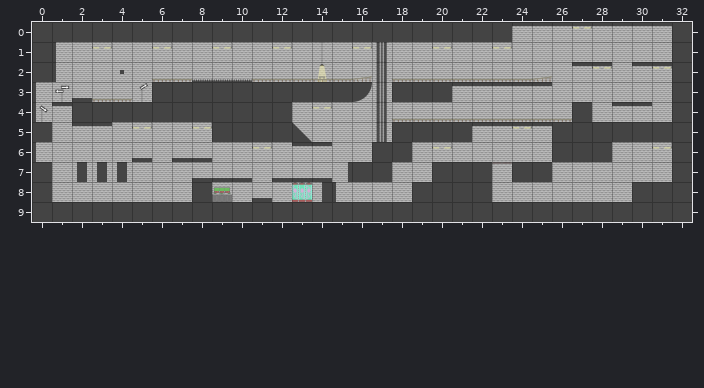
Tiled map -- Maze Escape/Levels/Level_5.tmx. Above is the file before it was changed.
Cells are 300x300 px. Shown: x 0..32, y 0..9.
After the commit:
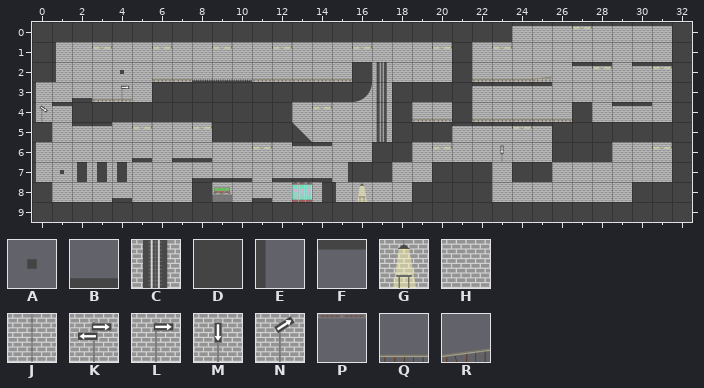
Key: from "ElementsTiles-01-01": A 9, B 10, C 11, D 13, E 22, F 23, G 24, H 26, J 27; from "TilesFleches": K 0, L 1, M 4, N 8; from "Tiles_x3_spikes": P 2; from "rail_textures": Q 0, R 1.
_ is an empty cell.
The exact change:
Layer "Fond":
Tile H becomes tile G in row 8 at x 16.
Tile C becomes tile H in row 1 at x 17.
Tile G becomes tile H in row 2 at x 14.
Tile J becomes tile H in row 1 at x 14.
Tile K becomes tile H in row 3 at x 1.
Tile N becomes tile H in row 3 at x 5.
The author put tile H in row 5 at x 21; in row 7 at x 0.
Tile H becomes tile L in row 3 at x 4.
Tile H becomes tile M in row 6 at x 23.
Layer "Solide":
The author put tile A in row 7 at x 1.
The author put tile B in row 8 at x 4.
Tile F becomes tile D in row 3 at x 21.
Tile Q becomes tile D in row 2 at x 21; in row 4 at x 18 and 21.
Tile R becomes tile D in row 2 at x 16.
The author put tile D in row 1 at x 21.
Tile D becomes tile E in row 7 at x 0.
Tile D becomes tile F in row 5 at x 21.
Tile P is removed in row 7 at x 23.
Tile Q is removed in row 2 at x 18 to 20.
